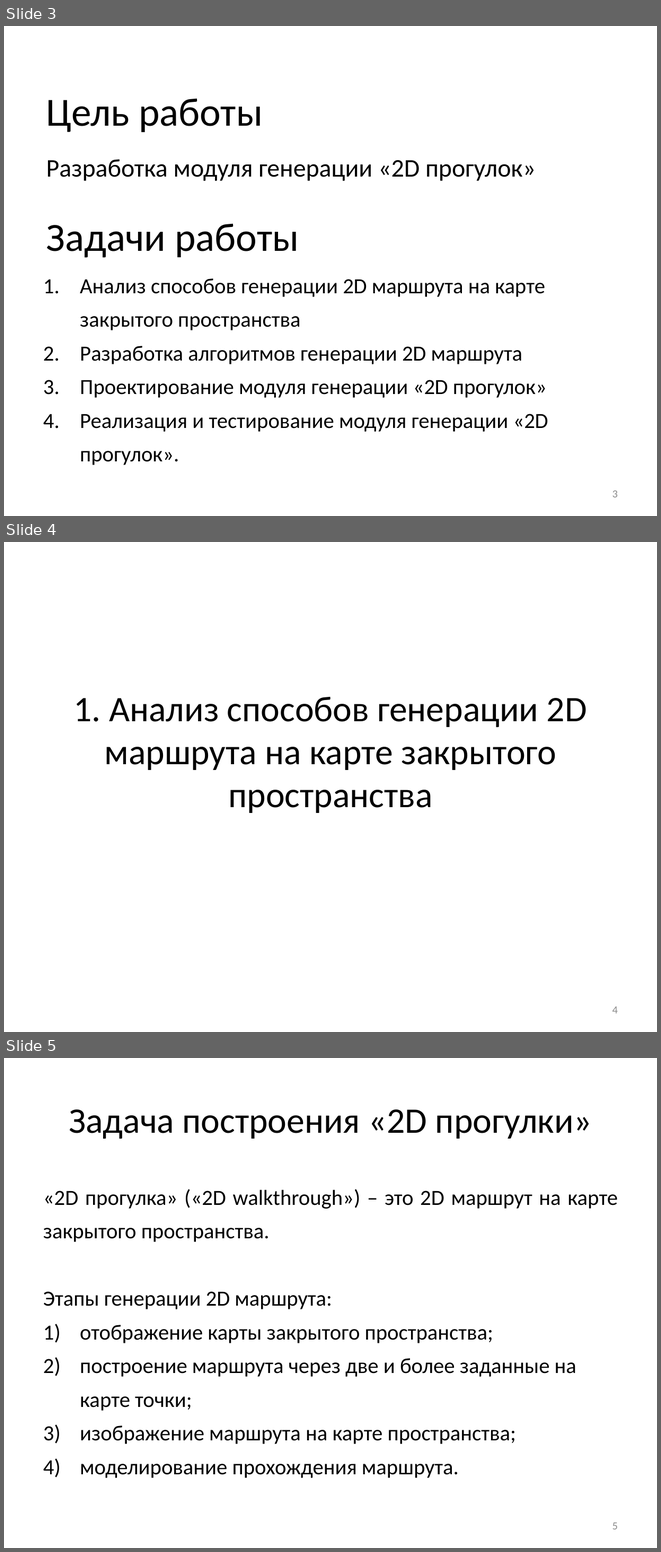
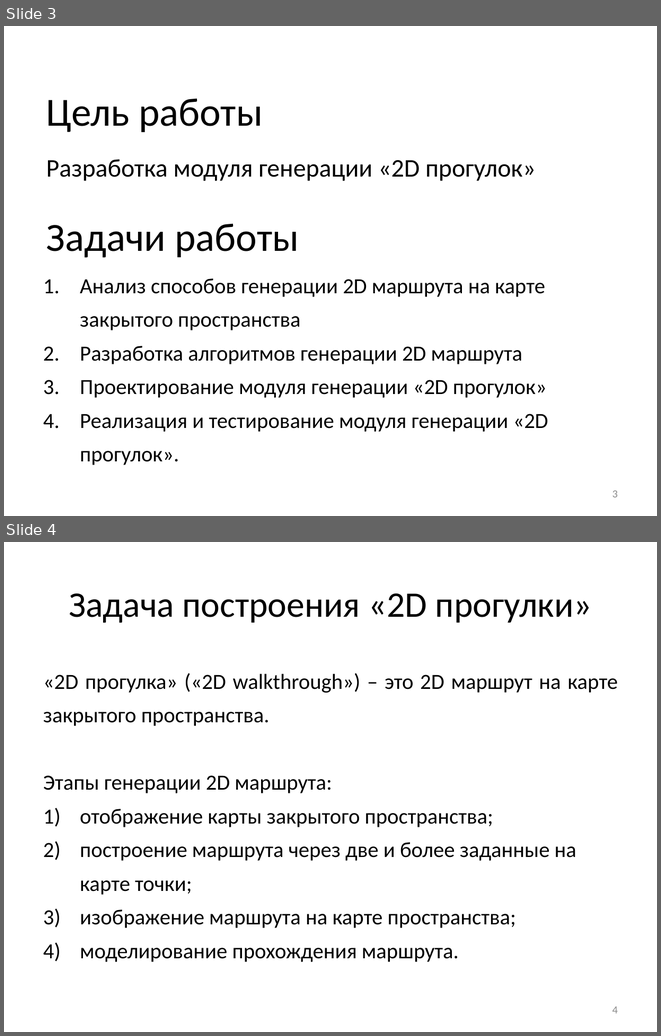
Before and after one commit to Dormou/2D-walkthrough-module, a slide deck: Documents/ВКРБ Волосникова И.А. ИВТ-465.pptx. Shown one above the other, each under a label of ours: slides 3, 4 and 5 before the commit, slides 3 and 4 after it. The pictures are 661x1552 and 661x1036 pixels, drawn with LibreOffice and Linux fonts; fonts in the diff are those of the drawing. Boxes give left, top, right and bottom in pixels: in the first picture for what was removed or moved away, otherwise in the second. Text is boxed around its words. In the diff, an @@ line names an element or a change of style, - is before the commit and + after.

```diff
--- a/Documents/ВКРБ Волосникова И.А. ИВТ-465.pptx
+++ b/Documents/ВКРБ Волосникова И.А. ИВТ-465.pptx
@@ slide 4 removed at [4, 542, 657, 1032], background #FFFFFF @@
@@ title removed at [73, 697, 588, 813] @@
-1. Анализ способов генерации 2D маршрута на карте закрытого пространства
@@ page number removed at [612, 1006, 618, 1013] @@
-4
@@ what was slide 5 is now slide 4 @@
@@ page number at [612, 1006, 618, 1013]: text changed @@
-5
+4
```
Also in this commit, not shown: 3 other slides removed, 17 other files.
